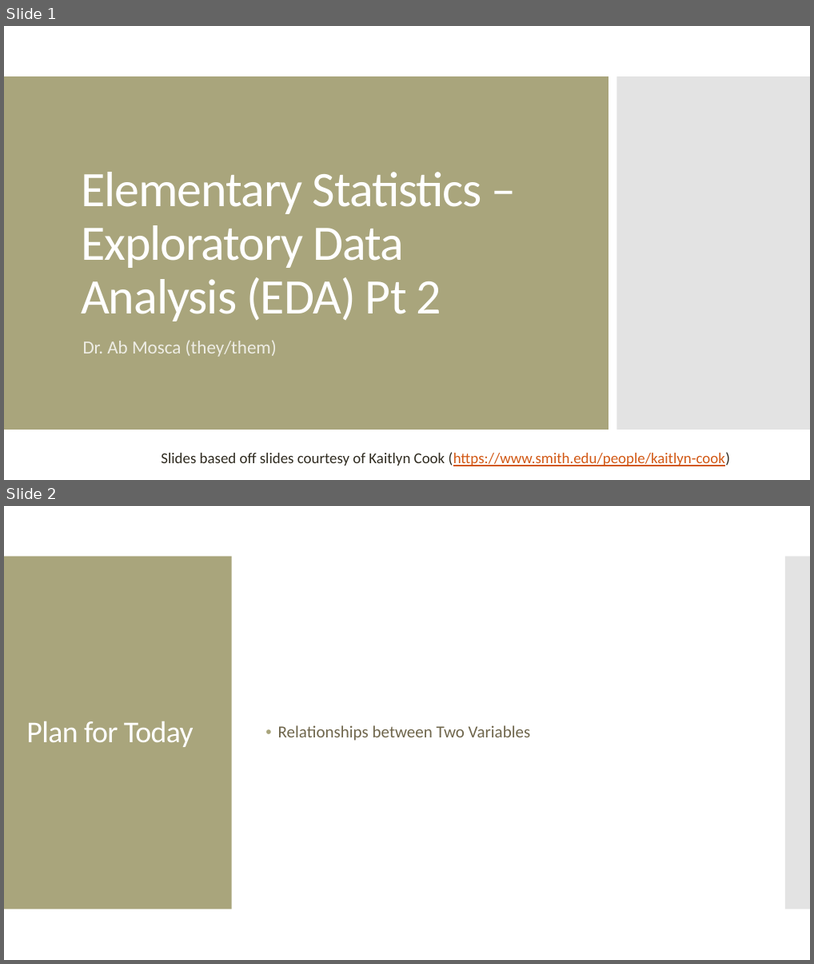
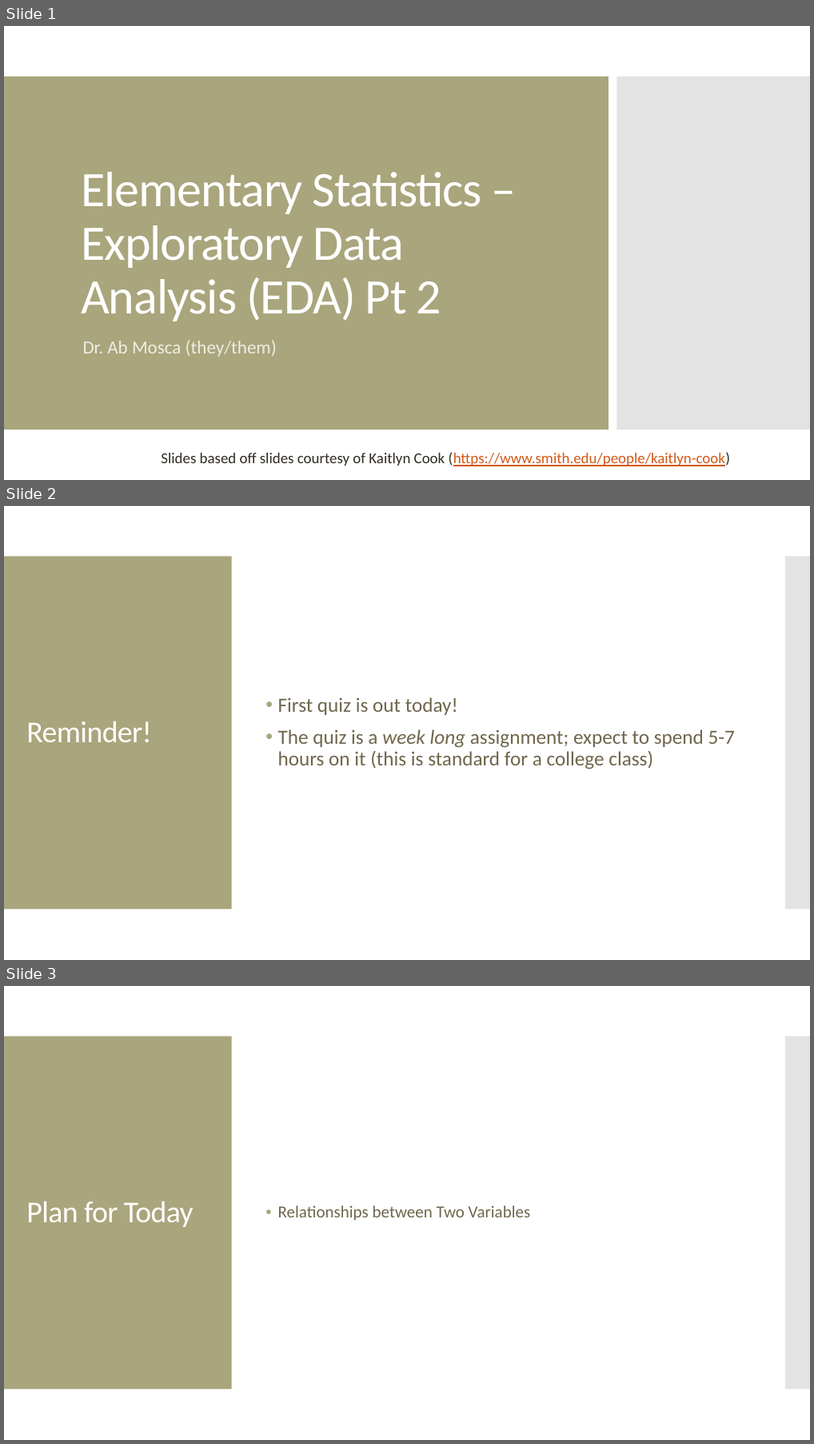
Before and after one commit to amosca01/MATH108-S24, a slide deck: slides/03-eda-pt2.pptx. Shown one above the other, each under a label of ours: slides 1 and 2 before the commit, slides 1, 2 and 3 after it. The pictures are 814x964 and 814x1444 pixels, drawn with LibreOffice and Linux fonts; fonts in the diff are those of the drawing. Boxes give left, top, right and bottom in pixels: in the first picture for what was removed or moved away, otherwise in the second. Text is boxed around its words. In the diff, an @@ line names an element or a change of style, - is before the commit and + after.

```diff
--- a/slides/03-eda-pt2.pptx
+++ b/slides/03-eda-pt2.pptx
@@ slide 2 added at [4, 506, 810, 960], background #FFFFFF; not listed: 2 template elements that a slide beside it also shows @@
@@ text added at [278, 697, 735, 769], 24 pt, text #6F664C @@
+• First quiz is out today!
+• The quiz is a week long assignment; expect to spend 5-7 hours on it (this is standard for a college class)
@@ title added at [26, 721, 152, 742], 36 pt, text #FFFFFF @@
+Reminder!
@@ what was slide 2 is now slide 3 @@
```
Also in this commit, not shown: 1 slide changed, 5 other files.
